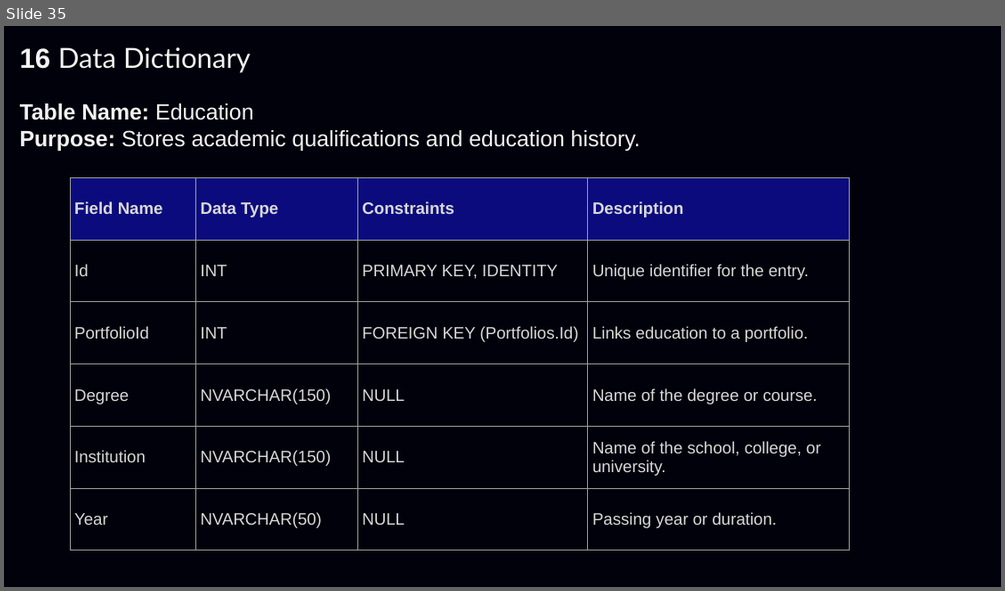
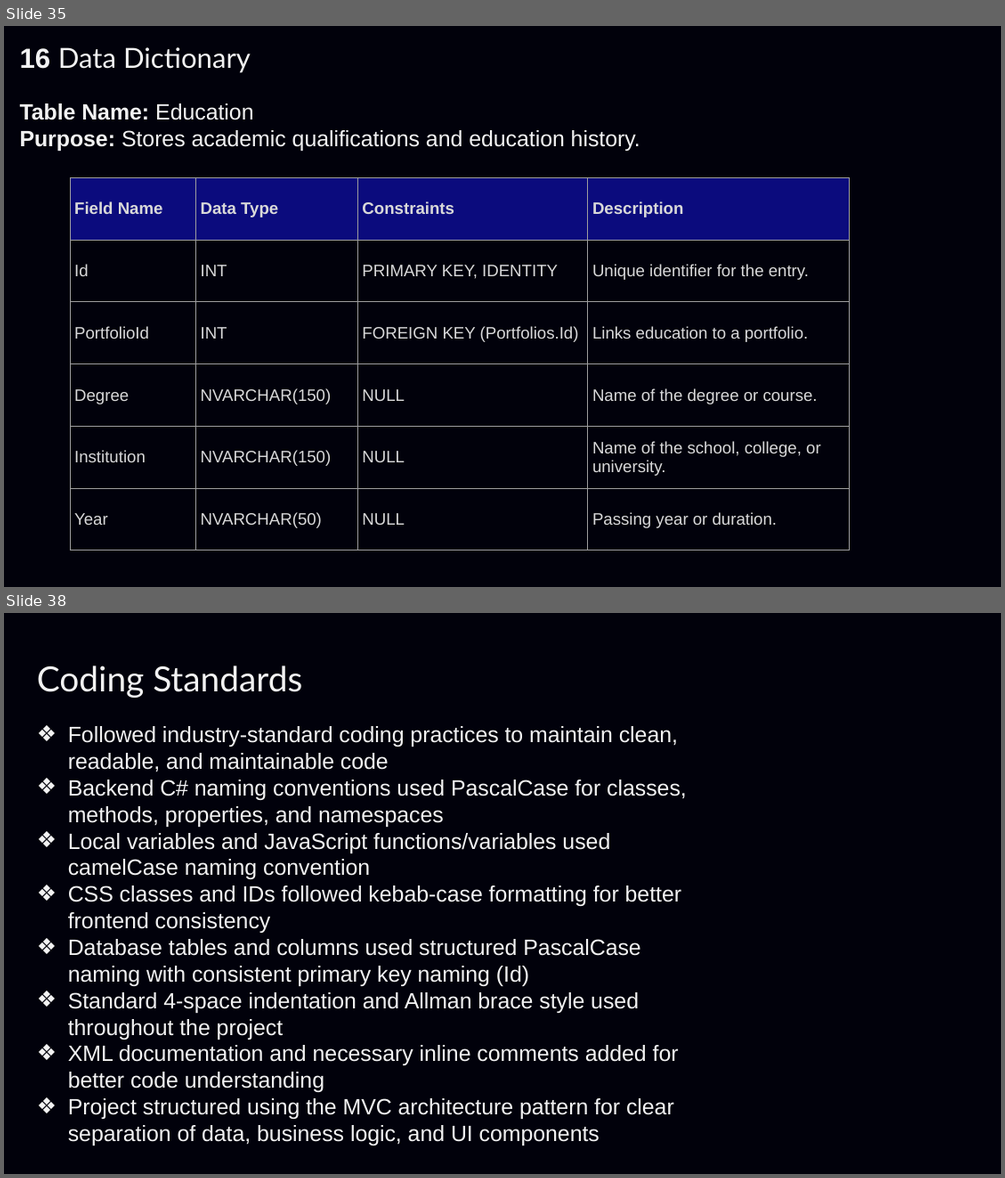
Before and after one commit to Purvarajsinh39/Portify-Automated-Portfolio-Generator, a slide deck: Documentation/Portify.pptx. Shown one above the other, each under a label of ours: slide 35 before the commit, slides 35 and 38 after it; the slides between them are not shown. The pictures are 1005x591 and 1005x1178 pixels, drawn with LibreOffice and Linux fonts; fonts in the diff are those of the drawing; background and template pictures are left out. Boxes give left, top, right and bottom in pixels: in the first picture for what was removed or moved away, otherwise in the second. Text is boxed around its words. In the diff, an @@ line names an element or a change of style, - is before the commit and + after.

```diff
--- a/Documentation/Portify.pptx
+++ b/Documentation/Portify.pptx
@@ slide 38 added at (4, 613, 1001, 1174), background picture (left out) @@
@@ text added at (37, 666, 302, 698), 25 pt, text #F2F2F2 @@
+Coding Standards
@@ text added at (68, 726, 687, 1145), 16 pt, text #F2F2F2 @@
+❖ Followed industry-standard coding practices to maintain clean, readable, and maintainable code
+❖ Backend C# naming conventions used PascalCase for classes, methods, properties, and namespaces
+❖ Local variables and JavaScript functions/variables used camelCase naming convention
+❖ CSS classes and IDs followed kebab-case formatting for better frontend consistency
+❖ Database tables and columns used structured PascalCase naming with consistent primary key naming (Id)
+❖ Standard 4-space indentation and Allman brace style used throughout the project
+❖ XML documentation and necessary inline comments added for better code understanding
+❖ Project structured using the MVC architecture pattern for clear separation of data, business logic, and UI components
```
Also in this commit, not shown: 18 other slides added, 7 other files.
